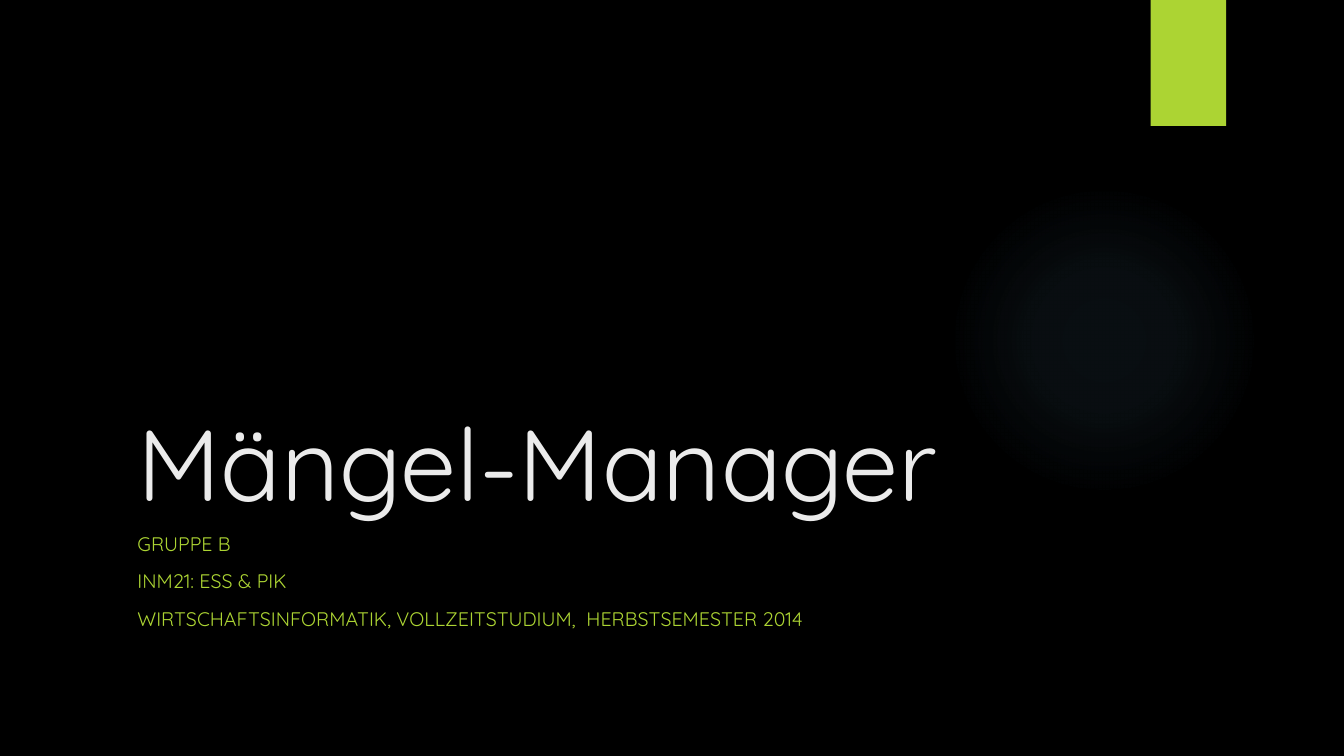
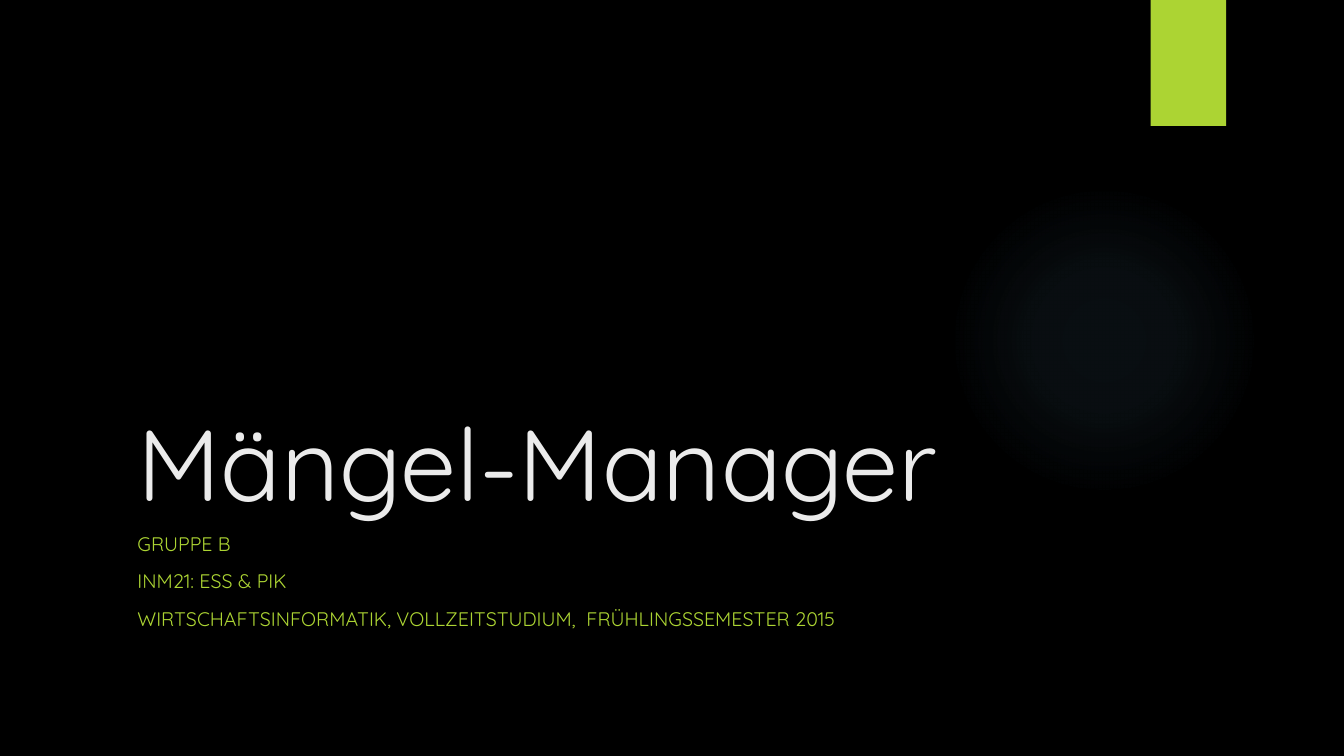
Before and after one commit to lucakuendig/INM21_Group_B, a slide deck: slide 1 of 06_Praesentation/Praesentation_Mangel_Manager.pptx. Drawn at 1344x756 pixels with LibreOffice and Linux fonts; fonts in the diff are those of the drawing; background and template pictures are left out. Boxes give left, top, right and bottom in pixels: in the first picture for what was removed or moved away, otherwise in the second. Text is boxed around its words. In the diff, an @@ line names an element or a change of style, - is before the commit and + after.

```diff
--- a/06_Praesentation/Praesentation_Mangel_Manager.pptx
+++ b/06_Praesentation/Praesentation_Mangel_Manager.pptx
@@ subtitle at (137, 609, 835, 629): text changed @@
-WIRTSCHAFTSINFORMATIK, VOLLZEITSTUDIUM, HERBSTSEMESTER 2014
+WIRTSCHAFTSINFORMATIK, VOLLZEITSTUDIUM, FRÜHLINGSSEMESTER 2015
```
Also in this commit, not shown: 6 other slides changed, 6 slides added, 2 slides removed.
